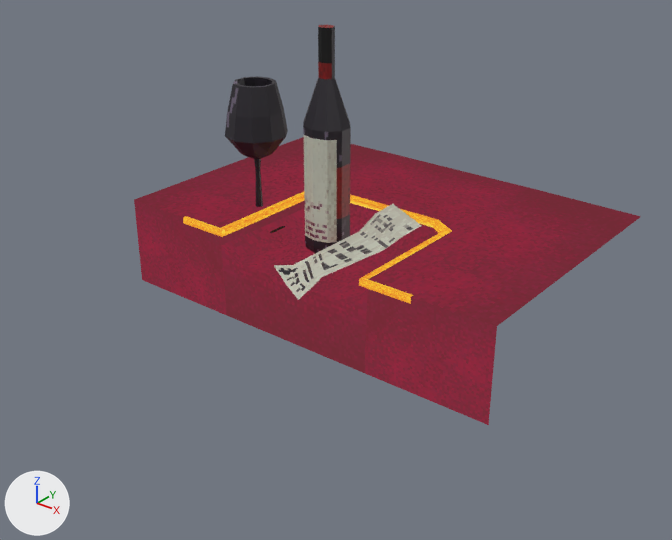
The Blender file Resources/BlenderPractice/Tenzies.blend, before and after one commit.
Before and after are seen from a 50 mm lens placed at (8.1, -10.07, 6.09), pointed at (0.31, -0.32, 0.05). The lights are fixed; the arrows at lower left show +X, +Y and +Z. The first picture is the older version. The same objects are shown in both versions, whatever each file hides.

Objects in the first picture: 'Receipt', 'Table'.
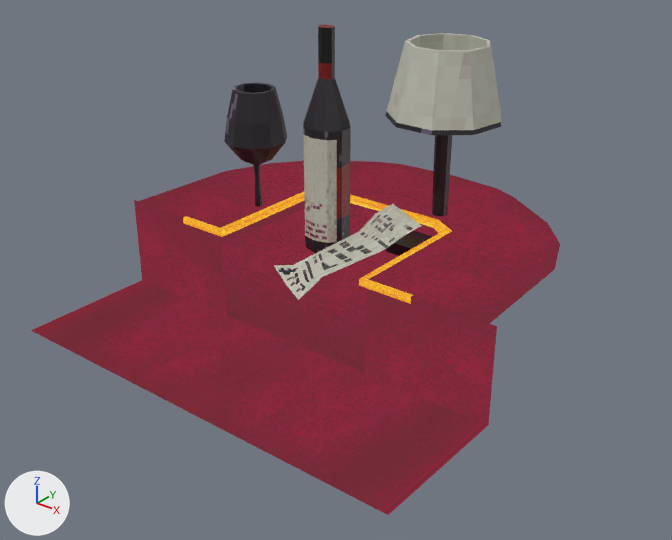
Patch to the scene script:
```diff
--- a/Resources/BlenderPractice/Tenzies.blend.py
+++ b/Resources/BlenderPractice/Tenzies.blend.py
@@ me_plane @@
 # used by ob_table; location = (0.0, 0.0, 0.0)
-me_plane.from_pydata(...)  # 48 vertices, 34 faces, 1 loose edge; spans x -3.39..0.0, y -1.07..3.54, z -1.0..0.5
+me_plane.from_pydata(...)  # 58 vertices, 40 faces, 1 loose edge; spans x -3.39..0.0, y -3.23..3.25, z -1.0..0.5
+# me_plane part 1
+# 1 vertex is removed from x -3.39, y 3.49, z 0.47
+# 2 faces are deleted
+# 3 vertices move from x -1.4..0.0, y 3.54, z 0.47 to x -1.4..0.0, y 3.0..3.25, z 0.47
+# 6 vertices are added at (-3.28, -1.0, -1.0), (-3.28, -1.0, 0.47), (-3.28, -3.23, -1.0), (-2.36, 2.35, 0.46), (-2.86, 1.76, 0.46), (-3.2, 0.92, 0.47)
+# 5 new vertices lie (0.0, -2.23, 0.0) away from vertices in x -3.39..0.0, y -1.0, z -1.0
+# 8 new faces join them
+# me_plane part 2: 2 kept faces spanning x -1.4..0.0, y 1.11..3.25, z 0.46..0.47 get new texture (UV) coordinates
 me_plane.materials.append(mat_material)
@@ me_plane_001 @@
 # used by ob_receipt; location = (0.0, 0.0, 0.0); scale = (0.522, 1.0, 1.0)
-me_plane_001.from_pydata(...)  # 172 vertices, 149 faces; spans x -4.06..2.8, y -1.43..0.72, z 0.01..3.45
+me_plane_001.from_pydata(...)  # 244 vertices, 214 faces; spans x -2.14..1.83, y -1.43..2.63, z 0.01..3.45
+# me_plane_001 part 3: the loose piece of 100 vertices spanning x -4.06..-2.24, y -0.37..0.63, z 0.13..2.48 is scaled about its middle by (0.522, 1, 1), then moved by (1.49, 0.0, -0.1)
+# me_plane_001 part 4: a new loose piece of 72 vertices spanning x -0.14..1.83, y 0.69..2.63, z 0.04..3.16, in mat_material_002 (picture img_receipt_png)
+# other edits to the shape of me_plane_001 do not show in these pictures
 me_plane_001.materials.append(mat_material_002)
@@ ob_receipt @@
 ob_receipt.location = (0.0, 0.0, 0.0)
-ob_receipt.scale = (0.522, 1.0, 1.0)
```

What differs and where, as boxes [x1, y1, x2, y2] in the pictures (672 x 540 px; the box of a moved part takes in the faces that stretch with it):
'Table', reshaped (23% taller)
    before: [134, 137, 641, 425]
    after: [31, 161, 560, 515]
'Receipt', reshaped, rescaled (41% wider)
    before: [225, 25, 422, 300]
    after: [224, 25, 502, 300]
part 1 of me_plane, built on
    before: [134, 137, 641, 425]
    after: [31, 161, 560, 515]
part 2 of me_plane, surface changed
    before: [370, 154, 529, 219]
    after: [370, 162, 513, 219]
part 3 of me_plane_001, moved or reshaped
    before: [225, 76, 288, 233]
    after: [224, 83, 287, 207]
part 4 of me_plane_001, added
    after: [385, 33, 502, 256]
